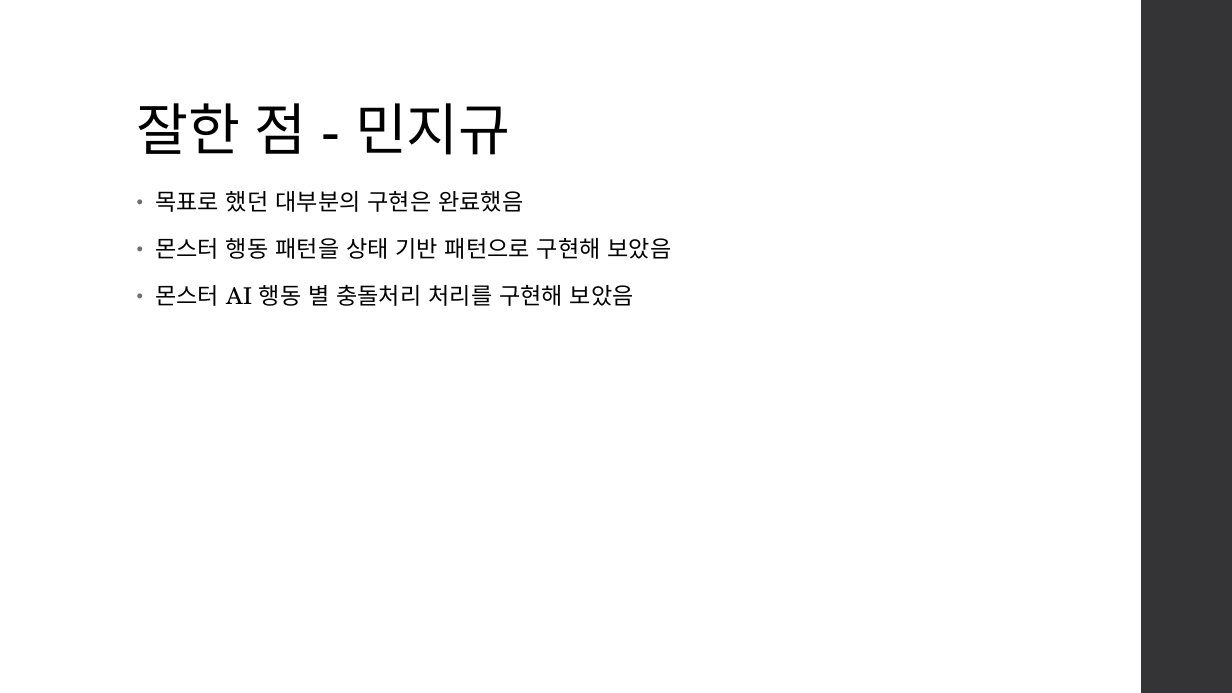
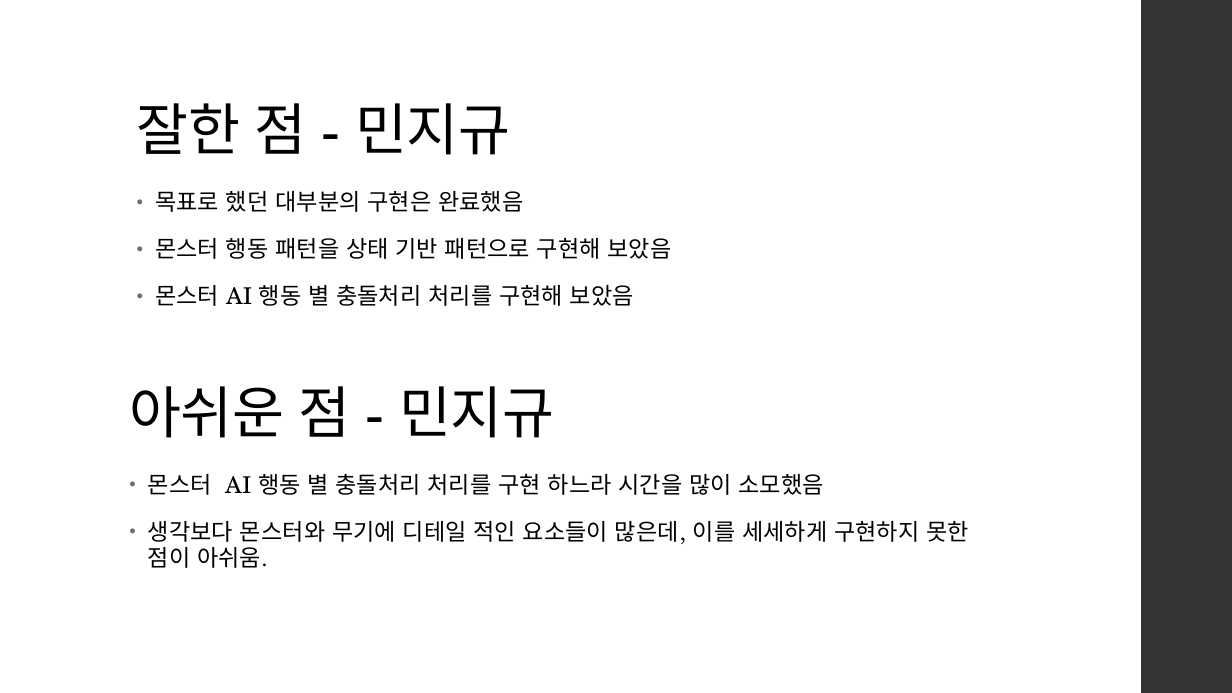
Before and after one commit to jigyu12/SFML_Team_Mockup_Project-Dungreed, a slide deck: slide 11 of SFML 던그리드 모작 팀 프로젝트(민지규, 박지광, 황규영) 발표 자료.pptx (slide 5 before the commit). Drawn at 1232x693 pixels with LibreOffice and Linux fonts; fonts in the diff are those of the drawing. Boxes give left, top, right and bottom in pixels: in the first picture for what was removed or moved away, otherwise in the second. Text is boxed around its words. In the diff, an @@ line names an element or a change of style, - is before the commit and + after.

```diff
--- a/SFML 던그리드 모작 팀 프로젝트(민지규, 박지광, 황규영) 발표 자료.pptx
+++ b/SFML 던그리드 모작 팀 프로젝트(민지규, 박지광, 황규영) 발표 자료.pptx
@@ text added at bbox=[129, 386, 555, 438], 44 pt, text #000000 @@
+아쉬운 점 - 민지규
@@ text added at bbox=[148, 474, 969, 568], 18 pt, text #000000 @@
+• 몬스터 AI 행동 별 충돌처리 처리를 구현 하느라 시간을 많이 소모했음
+• 생각보다 몬스터와 무기에 디테일 적인 요소들이 많은데, 이를 세세하게 구현하지 못한 점이 아쉬움.
```
Also in this commit, not shown: 20 slides added, 1 slide removed.
